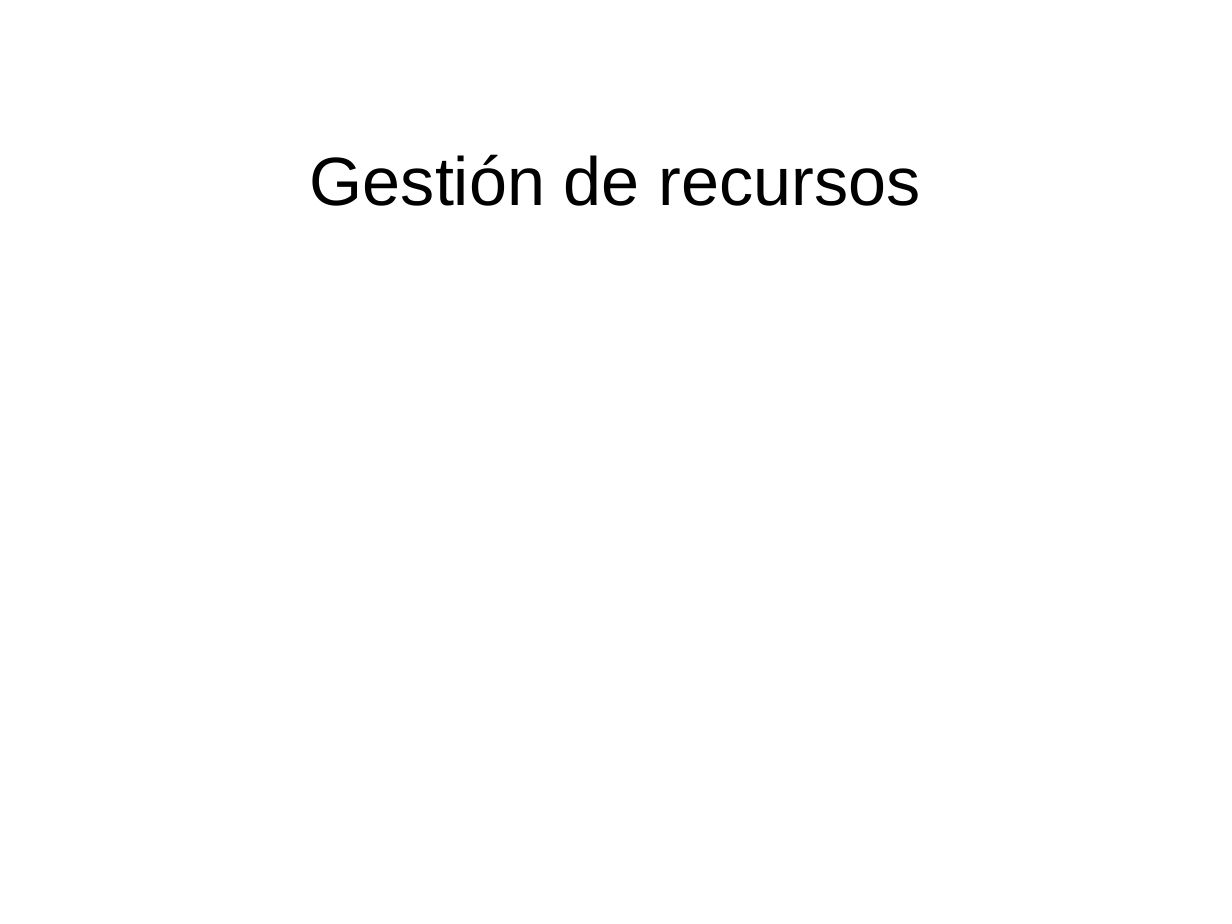
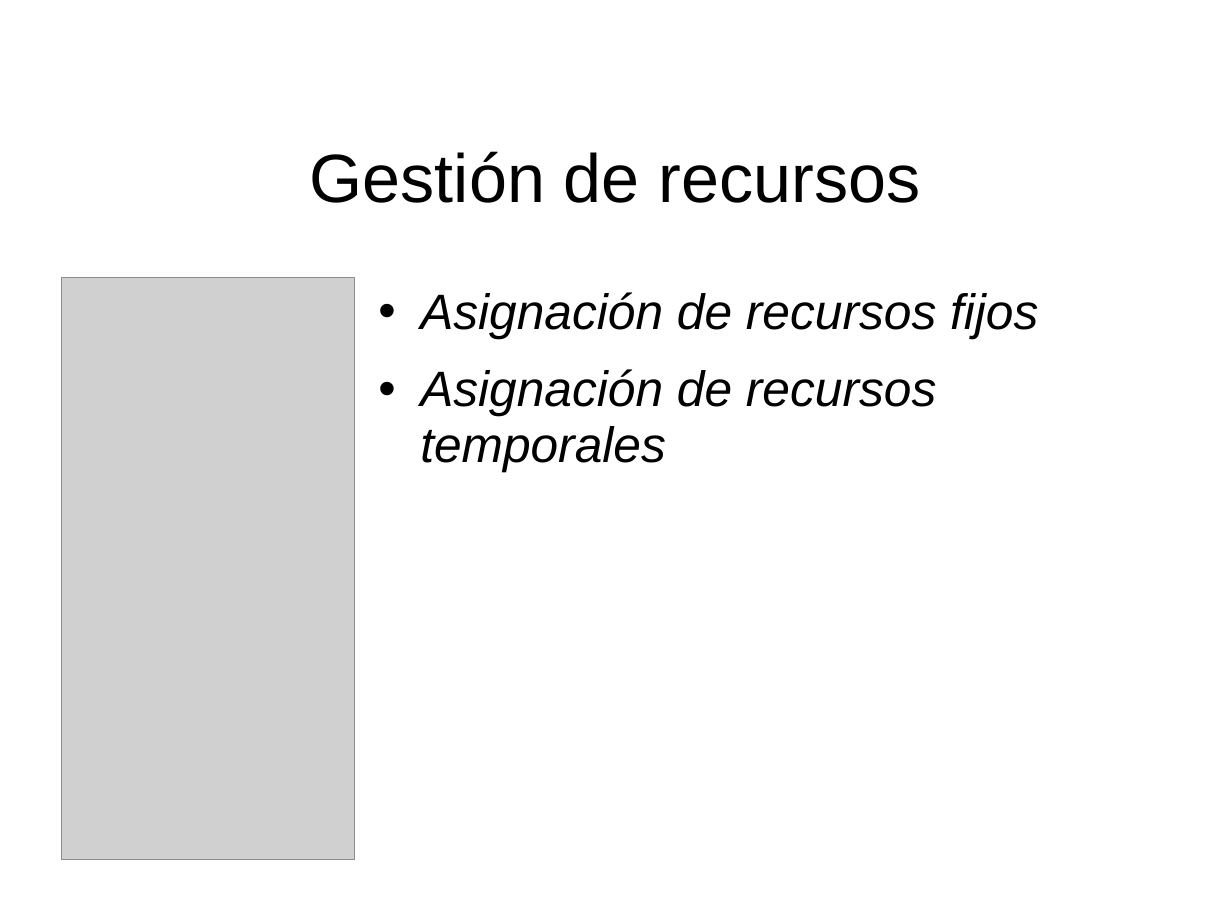
Before and after one commit to afichera/deukin, a slide deck: slide 7 of presentación.ppt. Drawn at 1232x924 pixels with LibreOffice and Linux fonts; fonts in the diff are those of the drawing; grey boxes stand for pictures; background and template pictures are left out. Boxes give left, top, right and bottom in pixels: in the first picture for what was removed or moved away, otherwise in the second. Text is boxed around its words. In the diff, an @@ line names an element or a change of style, - is before the commit and + after.

```diff
--- a/presentación.ppt
+++ b/presentación.ppt
@@ picture added at box(61, 277, 354, 860) @@
@@ text added at box(420, 292, 1038, 471), 32 pt, text #000000, italic @@
+• Asignación de recursos fijos
+• Asignación de recursos temporales
```
Also in this commit, not shown: 5 other slides changed, 2 slides added, 3 slides removed.
